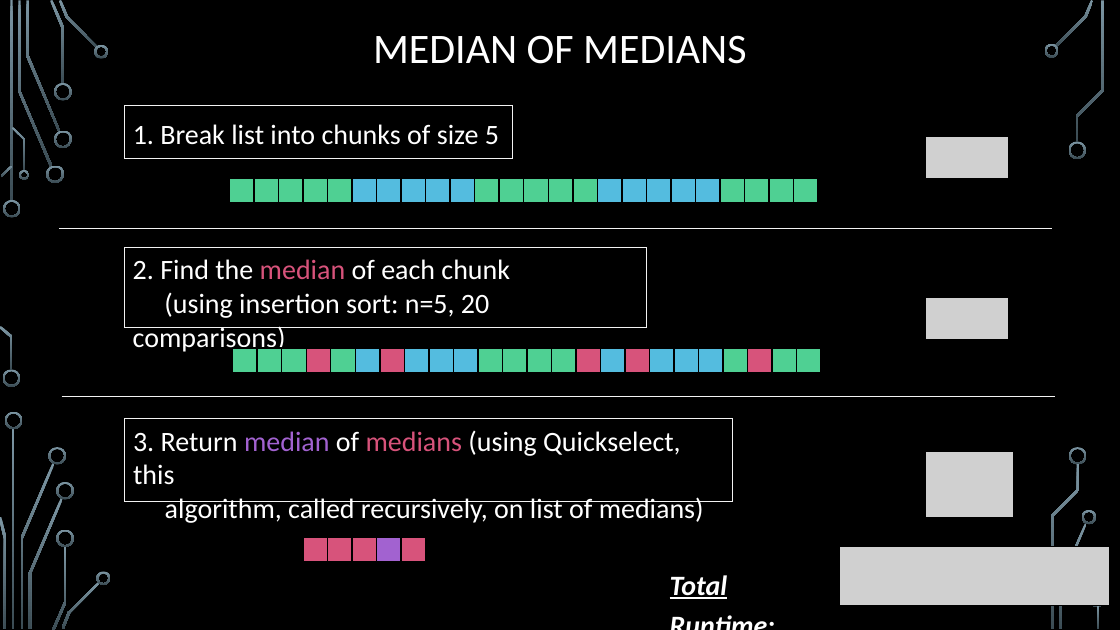
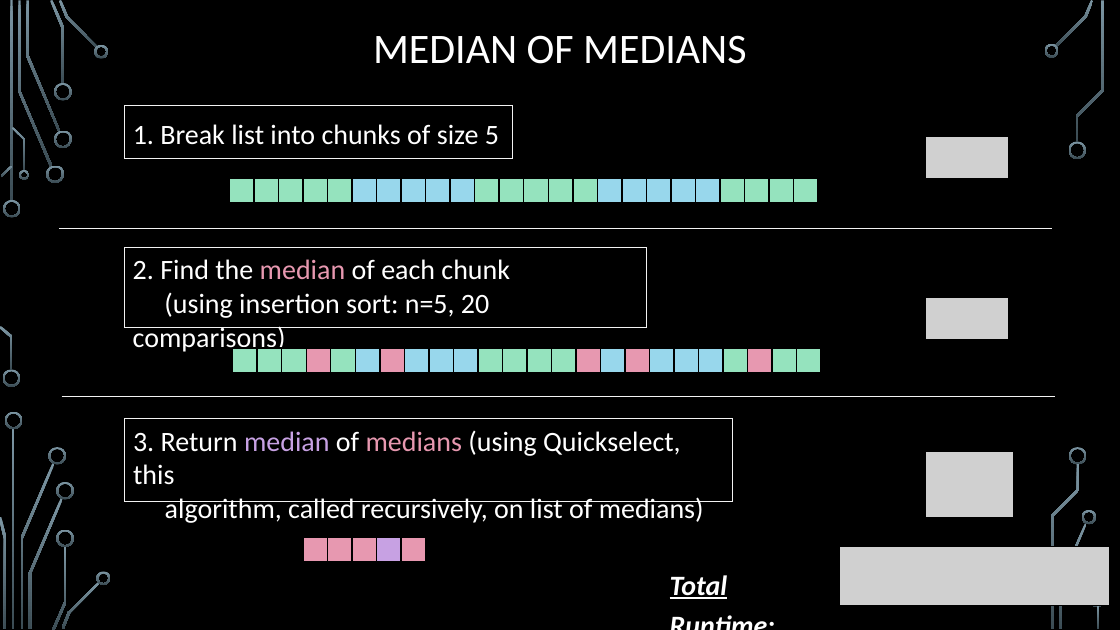
Before and after one commit to markfloryan/dsa2, a slide deck: slide 23 of slides/02-5-Quickselect.pptx. Drawn at 1120x630 pixels with LibreOffice and Linux fonts; fonts in the diff are those of the drawing; grey boxes stand for pictures; background and template pictures are left out. Boxes give left, top, right and bottom in pixels: in the first picture for what was removed or moved away, otherwise in the second. Text is boxed around its words. In the diff, an @@ line names an element or a change of style, - is before the commit and + after.

```diff
--- a/slides/02-5-Quickselect.pptx
+++ b/slides/02-5-Quickselect.pptx
@@ rectangle "2. Find the median of ..." at box(124, 248, 646, 328): text colour #D7537B to #E798B0 in "median" @@
@@ fill #54BCDF to #98D7EC in 18 elements at box(352, 179, 376, 203), box(376, 179, 401, 203), box(402, 179, 426, 203), box(426, 179, 450, 203), box(450, 179, 475, 203), box(597, 179, 622, 203), box(622, 179, 646, 203), box(646, 179, 670, 203), box(671, 179, 696, 203), box(696, 179, 720, 203), box(355, 348, 380, 372), box(404, 348, 429, 372), box(429, 348, 454, 372), box(454, 348, 478, 372), box(601, 348, 625, 372), box(649, 348, 674, 372), box(674, 348, 698, 372), box(698, 348, 723, 372) @@
@@ fill #D7537B to #E798B0 in 9 elements at box(303, 537, 328, 561), box(328, 537, 352, 561), box(352, 537, 376, 561), box(402, 537, 426, 561), box(307, 348, 331, 372), box(380, 348, 404, 372), box(576, 348, 601, 372), box(625, 348, 649, 372), box(748, 348, 772, 372) @@
@@ fill #4FD093 to #95E3BE in 25 elements at box(229, 179, 254, 203), box(255, 179, 279, 203), box(279, 179, 303, 203), box(303, 179, 328, 203), box(328, 179, 352, 203), box(475, 179, 499, 203), box(499, 179, 523, 203), box(524, 179, 549, 203), box(549, 179, 573, 203), box(573, 179, 597, 203), box(720, 179, 744, 203), box(744, 179, 769, 203), box(769, 179, 793, 203), box(793, 179, 818, 203), box(233, 348, 257, 372), box(257, 348, 281, 372), box(281, 348, 306, 372), box(331, 348, 355, 372), box(478, 348, 502, 372), box(502, 348, 527, 372), box(527, 348, 551, 372), box(551, 348, 576, 372), box(723, 348, 748, 372), box(772, 348, 797, 372), box(797, 348, 821, 372) @@
@@ rectangle "3. Return median of medians ..." at box(124, 419, 733, 502): text colour #A262D0 to #C7A1E3 in "median"; text colour #D7537B to #E798B0 in "medians" @@
@@ rectangle at box(376, 537, 401, 561): fill #A262D0 to #C7A1E3 @@
```
Also in this commit, not shown: 12 other slides changed, 3 other files.
